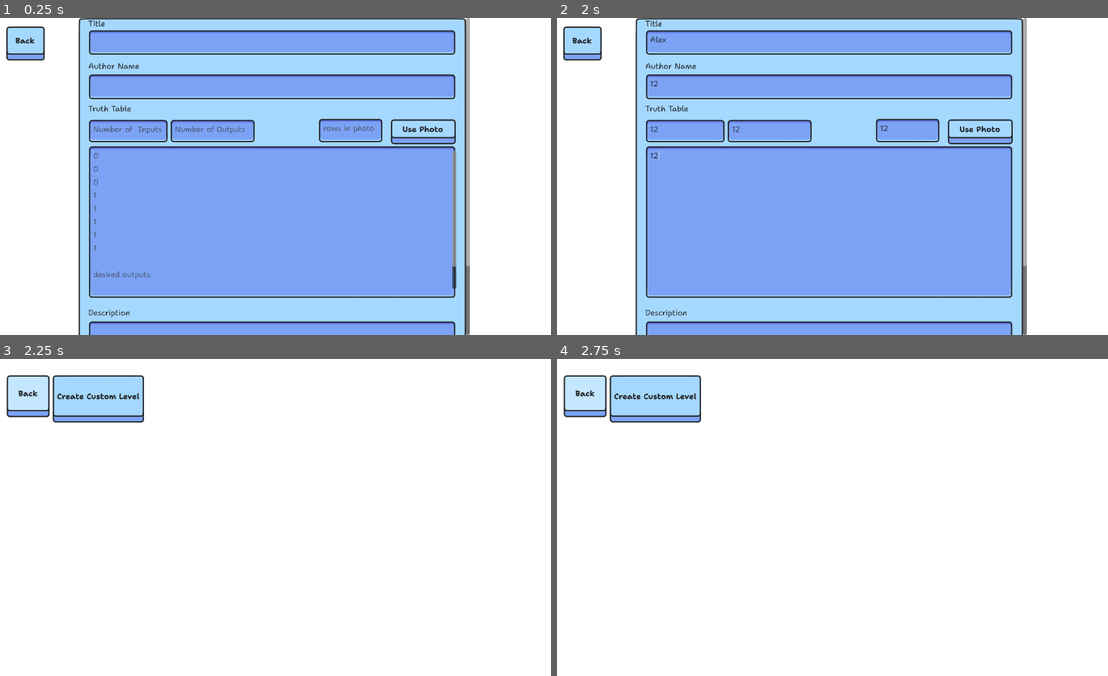
Above: before the commit, frames 1-4 (two rows, left to right).
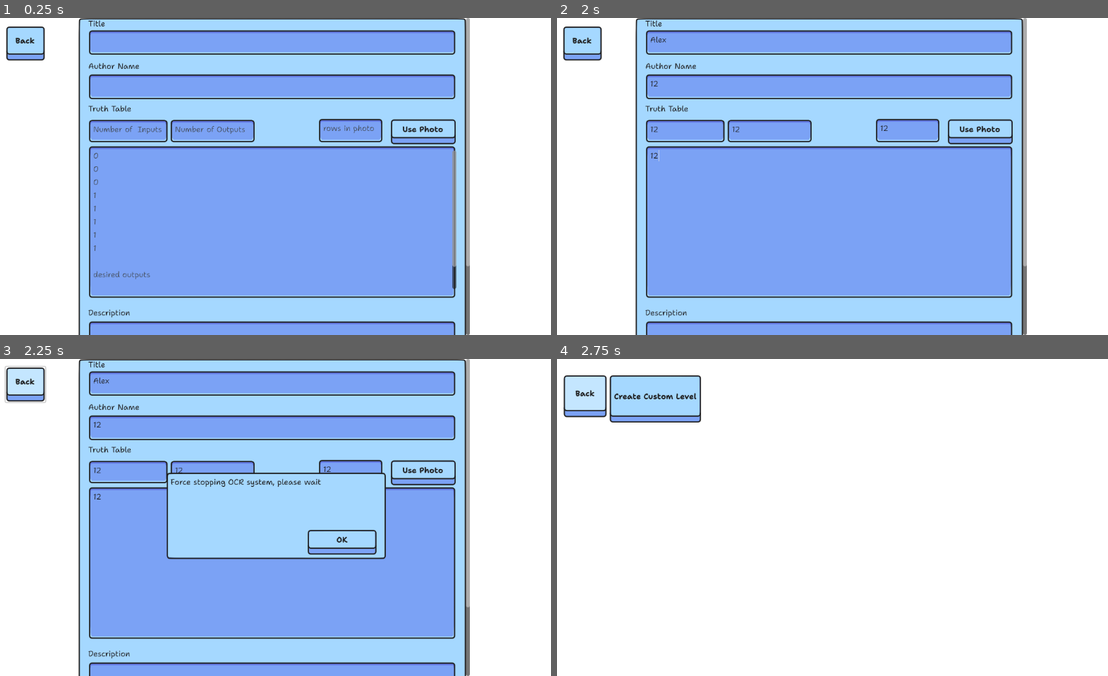
Above: after the commit, the same moments.

Repository: sininen-blue/logic-gate-tesseract
Game: Godot game, scene res://ui/custom_levels/create_custom_level.tscn
Same seed, same stepped clock (60 frames per second), same inputs: the game is played once before the commit and once after it. This scene is started directly instead of the project's main scene.
Inputs (mouse positions are in pixels of both pictures, inside the frame that each line leads up to):
- Up to frame 1 (0.25 s): no input
- Up to frame 2 (2 s): click (826, 43) at 0.52 s; type "Alex" at 0.6 s; click (826, 87) at 0.75 s; type "12" at 0.83 s; click (683, 132) at 0.98 s; type "12" at 1.07 s; click (771, 132) at 1.27 s; type "12" at 1.35 s; click (909, 132) at 1.5 s; type "12" at 1.58 s; click (826, 220) at 1.73 s; type "12" at 1.82 s
- Up to frame 3 (2.25 s): click "Back" at 2 s
- Up to frame 4 (2.75 s): no input

Frames 1-2 are identical in both runs. In frame 3, 72% of the frame differs, in the area x 0-86%, y 0-100%; in frame 4, nothing differs.
Error in both runs: Cannot call method 'get_files' on a null value. (res://ui/custom_levels/custom_levels.gd:20)

Commit message:
made ocr non blocking

Diff:
--- a/ui/custom_levels/create_custom_level.gd
+++ b/ui/custom_levels/create_custom_level.gd
@@ -11,8 +11,13 @@
 @onready var photo_button: Button = %PhotoButton
 @onready var truth_table_edit: TextEdit = %TruthTableEdit
 
+@onready var animation_player: AnimationPlayer = $AnimationPlayer
+@onready var spinner_sprite: Sprite2D = %SpinnerSprite
+
 @onready var error_panel: Panel = %ErrorPanel
 @onready var create_button: Button = %CreateButton
+
+var exec_thread: Thread = Thread.new()
 
 const custom_levels_scene: String = "uid://bwlvlfljyekts"
 
@@ -21,6 +26,11 @@
 
 
 func _on_back_button_pressed() -> void:
+	error_panel.show_error("Force stopping OCR system, please wait")
+
+	await get_tree().create_timer(.5).timeout
+
+	exec_thread.wait_to_finish()
 	get_tree().change_scene_to_file(custom_levels_scene)
 
 
@@ -65,7 +75,7 @@
 
 	var json_string : String = JSON.stringify(level_data, "\t")
 	var filename : String = title_edit.text.replace(" ", "")
-	var level_file : FileAccess = FileAccess.open("user://custom_levels/"+filename+".json", FileAccess.WRITE)
+	var level_file : FileAccess = FileAccess.open("user://levels/custom_levels/"+filename+".json", FileAccess.WRITE)
 	error_panel.show_error(str(FileAccess.get_open_error()))
 	level_file.store_string(json_string)
 
@@ -101,6 +111,31 @@
 
 
 func _on_file_dialog_file_selected(image_path: String) -> void:
+	var err: Error = exec_thread.start(download.bind(image_path))
+	if err != 0:
+		print(err)
+
+
+func _process(_delta: float) -> void:
+	if exec_thread.is_started() == false:
+		return
+
+	if exec_thread.is_alive():
+		animation_player.play("loading")
+		spinner_sprite.visible = true
+		truth_table_edit.editable = false
+		create_button.disabled = true
+	else:
+		spinner_sprite.visible = false
+		truth_table_edit.editable = true
+		create_button.disabled = false
+
+		var truth_table: Array = exec_thread.wait_to_finish()
+		for row: String in truth_table.slice(1, truth_table.size()):
+			truth_table_edit.text += row.right(output_count)+"\n"
+
+
+func download(image_path: String) -> Array:
 	var output: Array = []
 
 	input_count = int(input_num_edit.text)
@@ -120,6 +155,4 @@
 	var json_string: String = output[0].get_slice("\n", 0)
 	var truth_table: Array = JSON.parse_string(json_string)["truth_table"]
 
-
-	for row: String in truth_table.slice(1, truth_table.size()):
-		truth_table_edit.text += row.right(output_count)+"\n"
+	return truth_table
--- a/ui/custom_levels/create_custom_level.tscn
+++ b/ui/custom_levels/create_custom_level.tscn
@@ -1,7 +1,70 @@
-[gd_scene load_steps=3 format=3 uid="uid://c20nqruvjtxah"]
+[gd_scene load_steps=7 format=3 uid="uid://c20nqruvjtxah"]
 
 [ext_resource type="Script" path="res://ui/custom_levels/create_custom_level.gd" id="1_uiy2w"]
 [ext_resource type="PackedScene" uid="uid://b4f4srb41fiu6" path="res://ui/components/error_panel.tscn" id="2_1ogc4"]
+[ext_resource type="Texture2D" uid="uid://ccg83ip0r3ljn" path="res://assets/UI/icons/spinner.png" id="2_46gef"]
+
+[sub_resource type="Animation" id="Animation_1so06"]
+resource_name = "loading"
+length = 4.0
+loop_mode = 1
+tracks/0/type = "value"
+tracks/0/imported = false
+tracks/0/enabled = true
+tracks/0/path = NodePath("ScrollContainer/Panel/Main/ButtonLabel/SpinnerSprite:rotation")
+tracks/0/interp = 1
+tracks/0/loop_wrap = true
+tracks/0/keys = {
+"times": PackedFloat32Array(0, 4),
+"transitions": PackedFloat32Array(1, 1),
+"update": 0,
+"values": [-6.28319, 0.0]
+}
+tracks/1/type = "value"
+tracks/1/imported = false
+tracks/1/enabled = true
+tracks/1/path = NodePath("ScrollContainer/Panel/Main/ButtonLabel/SpinnerSprite:scale")
+tracks/1/interp = 1
+tracks/1/loop_wrap = true
+tracks/1/keys = {
+"times": PackedFloat32Array(0, 1.43333, 2.76667),
+"transitions": PackedFloat32Array(1, 1, 1),
+"update": 0,
+"values": [Vector2(1, 1), Vector2(1.145, 1.145), Vector2(0.945, 0.945)]
+}
+
+[sub_resource type="Animation" id="Animation_hhhcl"]
+length = 0.001
+tracks/0/type = "value"
+tracks/0/imported = false
+tracks/0/enabled = true
+tracks/0/path = NodePath("ScrollContainer/Panel/Main/ButtonLabel/SpinnerSprite:rotation")
+tracks/0/interp = 1
+tracks/0/loop_wrap = true
+tracks/0/keys = {
+"times": PackedFloat32Array(0),
+"transitions": PackedFloat32Array(1),
+"update": 0,
+"values": [-6.28319]
+}
+tracks/1/type = "value"
+tracks/1/imported = false
+tracks/1/enabled = true
+tracks/1/path = NodePath("ScrollContainer/Panel/Main/ButtonLabel/SpinnerSprite:scale")
+tracks/1/interp = 1
+tracks/1/loop_wrap = true
+tracks/1/keys = {
+"times": PackedFloat32Array(0),
+"transitions": PackedFloat32Array(1),
+"update": 0,
+"values": [Vector2(1, 1)]
+}
+
+[sub_resource type="AnimationLibrary" id="AnimationLibrary_u8oaj"]
+_data = {
+"RESET": SubResource("Animation_hhhcl"),
+"loading": SubResource("Animation_1so06")
+}
 
 [node name="CreateCustomLevel" type="Control"]
 layout_mode = 3
@@ -152,6 +215,13 @@
 
 each new line is a row"
 
+[node name="SpinnerSprite" type="Sprite2D" parent="ScrollContainer/Panel/Main/ButtonLabel"]
+unique_name_in_owner = true
+visible = false
+position = Vector2(384, 226)
+rotation = -6.28319
+texture = ExtResource("2_46gef")
+
 [node name="DescriptionLabel" type="Label" parent="ScrollContainer/Panel/Main"]
 custom_minimum_size = Vector2(0, 120)
 layout_mode = 2
@@ -188,6 +258,11 @@
 visible = false
 layout_mode = 1
 
+[node name="AnimationPlayer" type="AnimationPlayer" parent="."]
+libraries = {
+"": SubResource("AnimationLibrary_u8oaj")
+}
+
 [connection signal="file_selected" from="FileDialog" to="." method="_on_file_dialog_file_selected"]
 [connection signal="pressed" from="ScrollContainer/Panel/Main/ButtonLabel/PhotoButton" to="." method="_on_photo_button_pressed"]
 [connection signal="pressed" from="BackButton" to="." method="_on_back_button_pressed"]
Binary file added: assets/UI/icons/spinner.png
Not shown, added: assets/UI/icons/spinner.png.import
